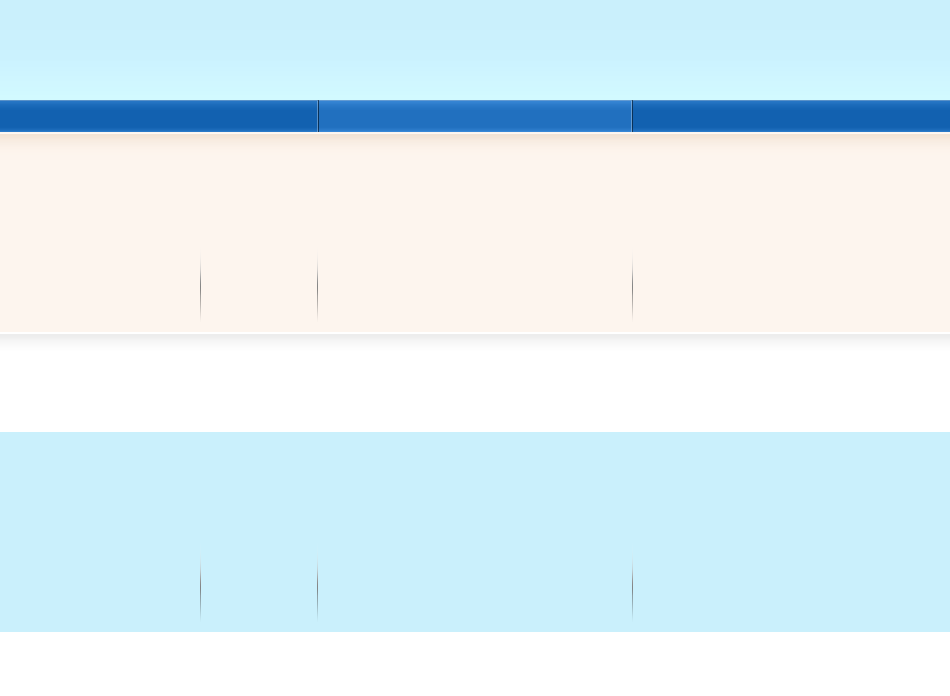
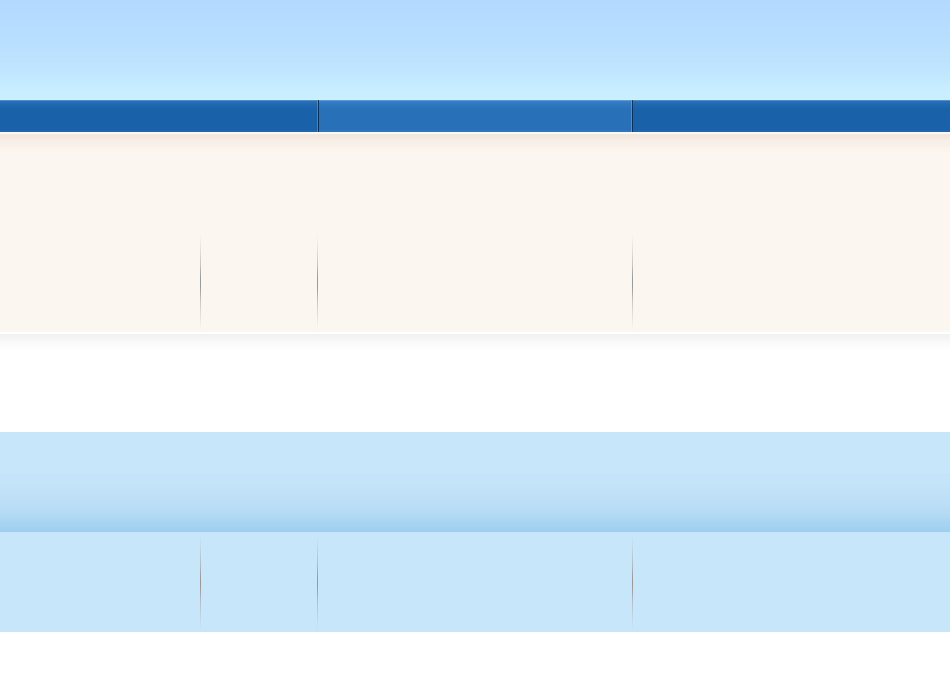
Before/after of a 950×696 layered artwork. What changed in the layer stack:
painted on "navbar button" over [0, 100, 950, 132]
painted on "header" over [0, 0, 950, 100]
painted on "navbar" over [0, 100, 950, 132]
painted on "header widgets" over [0, 134, 950, 155]
painted on "header boxes" over [200, 234, 633, 331]
painted on "footer widgets" over [0, 432, 950, 532]
painted on "footer boxes" over [0, 532, 950, 632]
